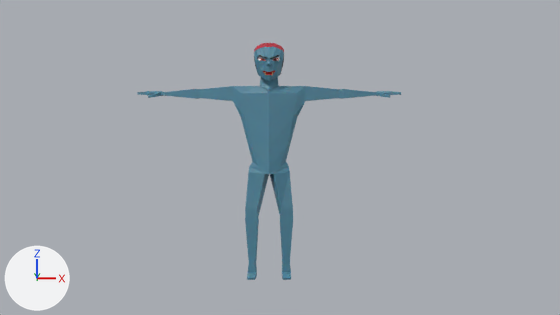
A saved change to the Blender file Diego Fase 2 Parte 3/Personaje/shipi.blend.
The view is the same before and after, from the file's camera 'Camera'. Arrows for +X, +Y and +Z are at lower left; the lights stay in place. The picture after the commit comes second.

In view in the first picture: 'fullBody'.
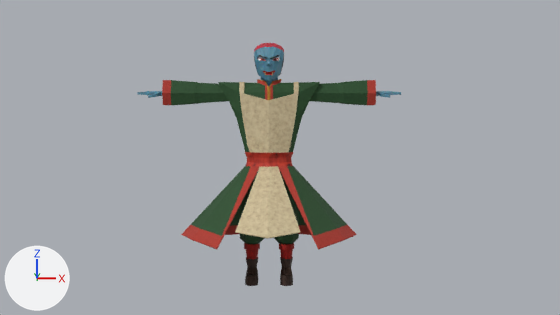
Where the change shows, as pixel boxes (x1, y1, x2, y2) in the pictures (560 x 315 px):
'movingClothe', shown
    after: (162, 80, 376, 250)
'clothe', shown
    after: (218, 79, 320, 286)
'fullBody', unchanged, covered by the edit
    before: (138, 43, 401, 280)
    after: (138, 43, 401, 98)

The change, as a list of edits to the scene's bpy script:
```text
Change ob_clothe:
    remove ob_clothe.hide_set(True)
Change ob_movingclothe:
    remove ob_movingclothe.hide_set(True)
```
